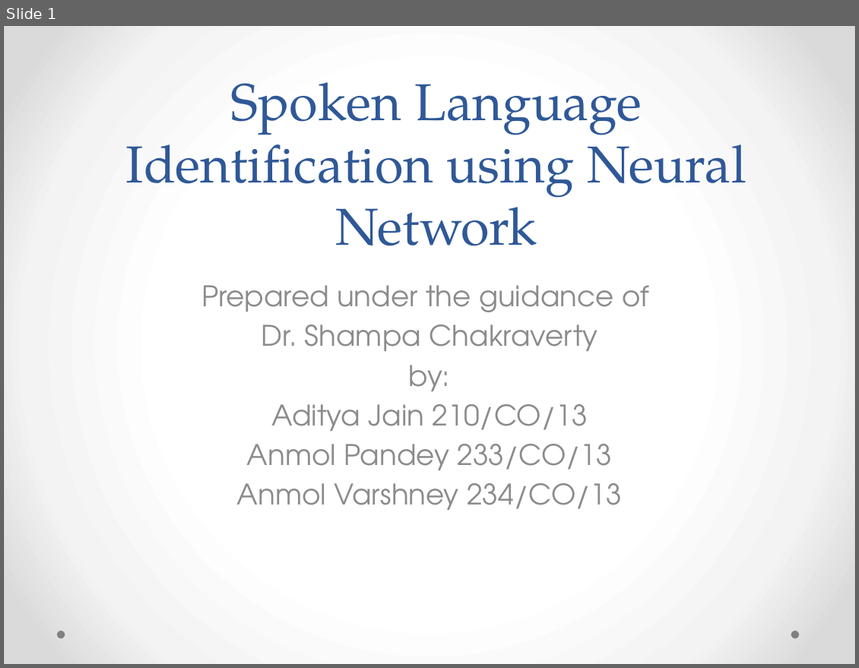
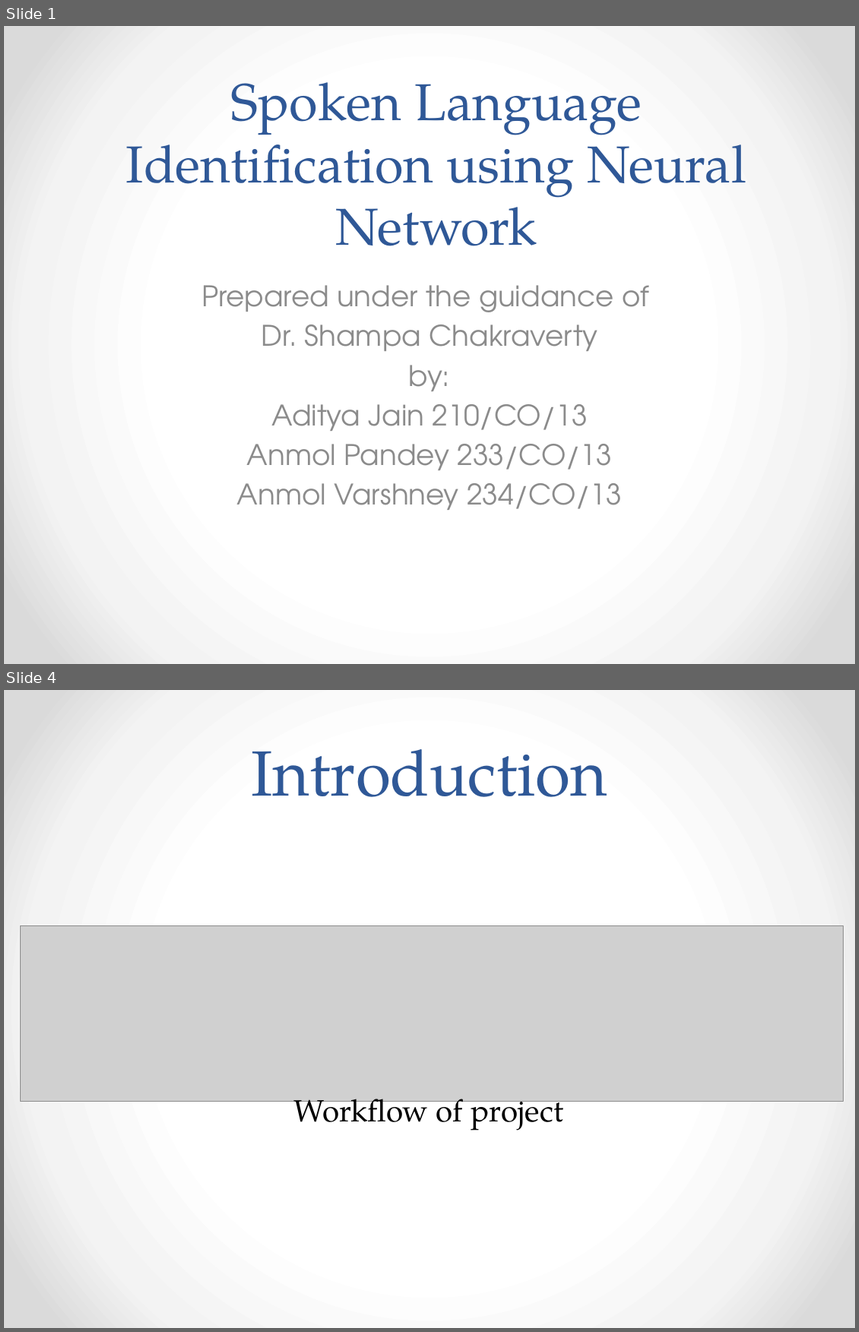
Before and after one commit to AudioExtractors/LanguageDetection, a slide deck: Docs/Presentation.pptx. Shown one above the other, each under a label of ours: slide 1 before the commit, slides 1 and 4 after it; the slides between them are not shown. The pictures are 859x668 and 859x1332 pixels, drawn with LibreOffice and Linux fonts; fonts in the diff are those of the drawing; grey boxes stand for pictures. Boxes give left, top, right and bottom in pixels: in the first picture for what was removed or moved away, otherwise in the second. Text is boxed around its words. In the diff, an @@ line names an element or a change of style, - is before the commit and + after.

```diff
--- a/Docs/Presentation.pptx
+++ b/Docs/Presentation.pptx
@@ slide 4 added at box(4, 690, 855, 1328), background gradient #FFFFFF to #F4F4F4 to #DADADA @@
@@ title added at box(251, 749, 607, 797), 54 pt, text #2F5897 @@
+Introduction
@@ picture added at box(20, 926, 843, 1101) @@
@@ text added at box(294, 1090, 563, 1131), 26 pt, text #000000 @@
+Workflow of project
@@ slide 1 changed as well @@
@@ ellipse removed at box(56, 631, 65, 639) @@
@@ ellipse removed at box(791, 631, 799, 639) @@
```
Also in this commit, not shown: 2 other slides added, 1 slide removed.
